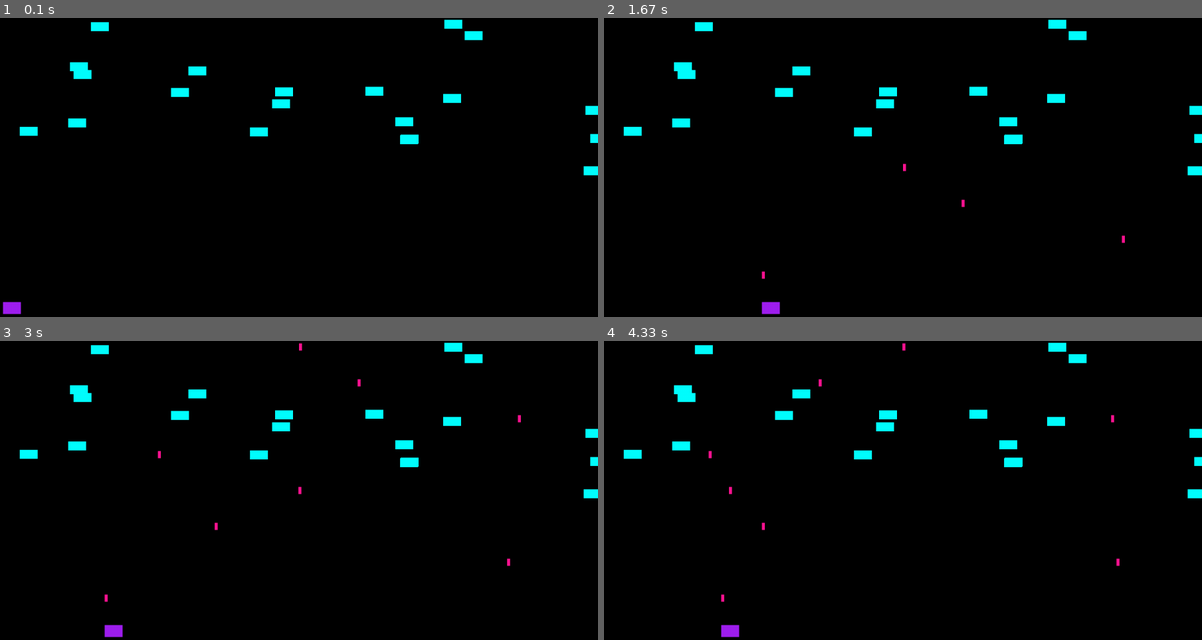
Above: before the commit, frames 1-4 (two rows, left to right).
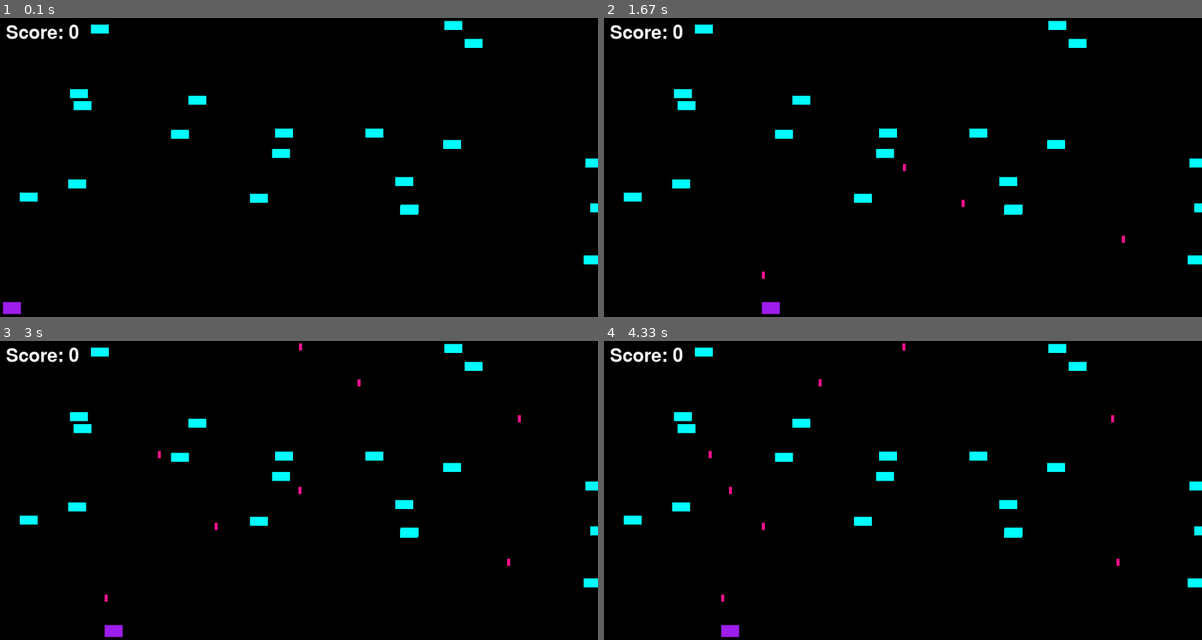
Above: after the commit, the same moments.

Repository: Deshikaanto/pygame_bullet-fire
Game: pygame game, started from bullet fire.py
Two runs of this game, one before a commit and one after it. Both use one fixed random seed, a clock stepped at 60 frames per second and the inputs below.
Inputs (mouse positions are in pixels of both pictures, inside the frame that each line leads up to):
- Up to frame 1 (0.1 s): no input
- Up to frame 2 (1.67 s): click (903, 167) at 0.38 s; click (962, 233) at 0.72 s; click (1124, 272) at 1.05 s; click (759, 107) at 1.38 s
- Up to frame 3 (3 s): click (299, 526) at 1.72 s; click (215, 427) at 2.05 s; click (508, 568) at 2.38 s; click (101, 520) at 2.72 s
- Up to frame 4 (4.33 s): click (729, 430) at 3.05 s; click (759, 544) at 3.38 s; click (1118, 559) at 3.72 s; click (723, 601) at 4.05 s

The runs differ from the first frame. In frame 1, 3.4% of the frame differs, in the area x 1-100%, y 0-83%; in frame 2, 3.4%; in frame 3, 3.4%; in frame 4, 3.4%.

Commit message:
Add files via upload

Diff:
--- a/bullet fire.py
+++ b/bullet fire.py
@@ -1,29 +1,18 @@
-
 import pygame
 import random
 
 BLACK = (0, 0, 0)
-WHITE = (255, 255, 255)
-RED = (255, 0, 0)
+WHITE = (255,255,255)
 BLUE = (0, 0, 255)
-GREEN = (0,210,0)
 DEEP_PINK = (255,20,147)
 CYAN =( 0,255 ,255)
-GRAY = (190,190,190)
 PURPLE = (160, 32,240)
-
 class Block(pygame.sprite.Sprite):
-
     def __init__(self, color):
-        # Call the parent class (Sprite) constructor
         super().__init__()
-
         self.image = pygame.Surface([30, 15])
         self.image.fill(color)
-
         self.rect = self.image.get_rect()
-
-
 class Player(pygame.sprite.Sprite):
 
 
@@ -41,7 +30,7 @@
 
         pos = pygame.mouse.get_pos()
 
-        # Set the player x position to the mouse x position
+
         self.rect.x = pos[0]
 
 
@@ -50,65 +39,34 @@
     def __init__(self):
 
         super().__init__()
-
         self.image = pygame.Surface([5, 12])
         self.image.fill(DEEP_PINK)
-
         self.rect = self.image.get_rect()
-
     def update(self):
-
         self.rect.y -= 3
-
-
-
 pygame.init()
-
-
 screen_width = 1000
 screen_height = 500
 screen = pygame.display.set_mode([screen_width, screen_height])
-
-
-
-
 all_sprites_list = pygame.sprite.Group()
-
-
 block_list = pygame.sprite.Group()
-
-
 bullet_list = pygame.sprite.Group()
-
-
-
+pygame.display.update()
 for i in range(20):
-
     block = Block(CYAN)
-
-
     block.rect.x = random.randrange(screen_width)
-    block.rect.y = random.randrange(250)
-
-
+    block.rect.y = random.randrange(400)
     block_list.add(block)
     all_sprites_list.add(block)
-
-
 player = Player()
 all_sprites_list.add(player)
 
 
 done = False
-
-
 clock = pygame.time.Clock()
-
-
+font = pygame.font.Font(None, 46)
 score = 0
 player.rect.y = 475
-
-
 while not done:
 
     for event in pygame.event.get():
@@ -125,9 +83,6 @@
             all_sprites_list.add(bullet)
             bullet_list.add(bullet)
 
-
-
-
     all_sprites_list.update()
 
 
@@ -143,23 +98,17 @@
             score += 1
             print(score)
 
-
         if bullet.rect.y < -10:
             bullet_list.remove(bullet)
             all_sprites_list.remove(bullet)
 
 
-
-
     screen.fill(BLACK)
-
-
     all_sprites_list.draw(screen)
-
-
+    text = font.render("Score: "+str(score), True, WHITE)
+    screen.blit(text, [10, 10])
     pygame.display.flip()
-
-
     clock.tick(60)
-
+    if score == 20:
+        import dc
 pygame.quit()
